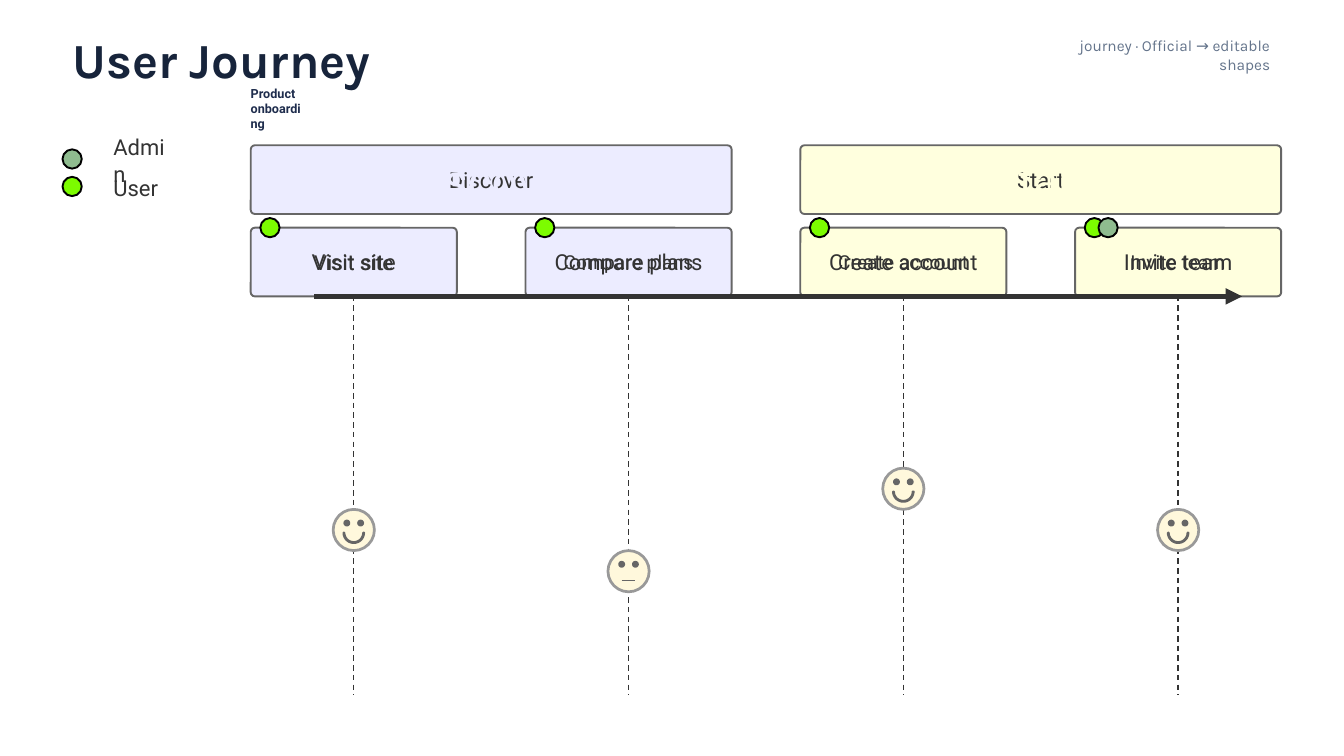
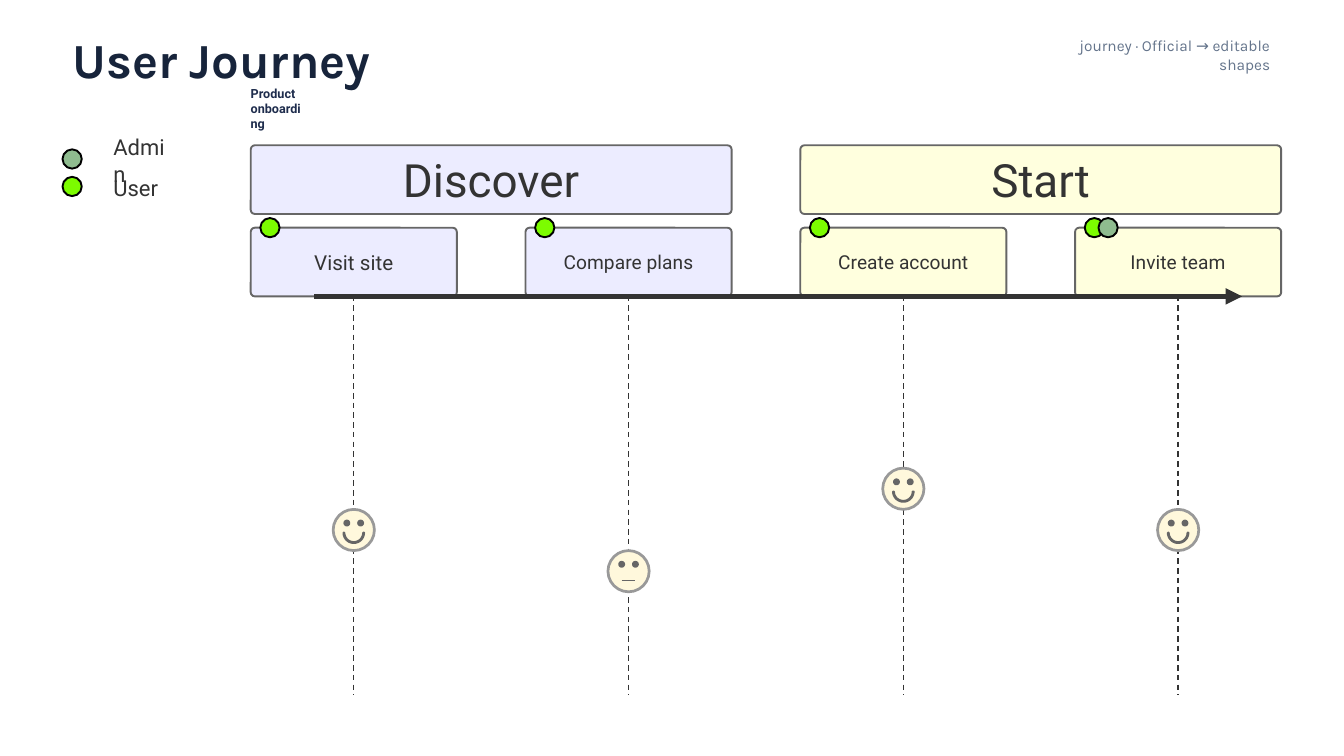
Before and after one commit to sci-gen/diagram-pptx, a slide deck: slide 7 of examples/mermaid-syntax/mermaid-11.16-gallery.pptx. Drawn at 1344x756 pixels with LibreOffice and Linux fonts; fonts in the diff are those of the drawing. Boxes give left, top, right and bottom in pixels: in the first picture for what was removed or moved away, otherwise in the second. Text is boxed around its words. In the diff, an @@ line names an element or a change of style, - is before the commit and + after.

```diff
--- a/examples/mermaid-syntax/mermaid-11.16-gallery.pptx
+++ b/examples/mermaid-syntax/mermaid-11.16-gallery.pptx
@@ rounded rectangle "Discover" at bbox=[251, 145, 732, 214]: size 15.7 to 32.7 pt; fill none to #ECECFF; outline none to #666666 1.37 pt @@
@@ rounded rectangle "Start" at bbox=[801, 145, 1281, 214]: size 15.7 to 32.7 pt; fill none to #FFFFDE; outline none to #666666 1.37 pt @@
@@ rounded rectangle "Visit site" at bbox=[251, 228, 457, 296]: size 15.7 to 14.7 pt; fill none to #ECECFF; outline none to #666666 1.37 pt @@
@@ rounded rectangle "Compare plans" at bbox=[525, 228, 731, 296]: size 15.7 to 13.7 pt; fill none to #ECECFF; outline none to #666666 1.37 pt @@
@@ rounded rectangle "Create account" at bbox=[801, 228, 1006, 296]: size 15.7 to 13.7 pt; fill none to #FFFFDE; outline none to #666666 1.37 pt @@
@@ 6 rounded rectangles: place and size @@
-6 rounded rectangles at bbox=[312, 172, 1232, 275]
+6 rounded rectangles at bbox=[251, 145, 1281, 296]
@@ rounded rectangle "Invite team" at bbox=[1076, 228, 1281, 296]: size 15.7 to 13.7 pt; fill none to #FFFFDE; outline none to #666666 1.37 pt @@
@@ group removed at bbox=[251, 145, 1281, 296]: 6 rounded rectangles, 6 texts @@
-Discover
-Visit site
-Compare plans
-Start
-Create account
-Invite team
```
Also in this commit, not shown: 2 other slides changed, 7 other files.
